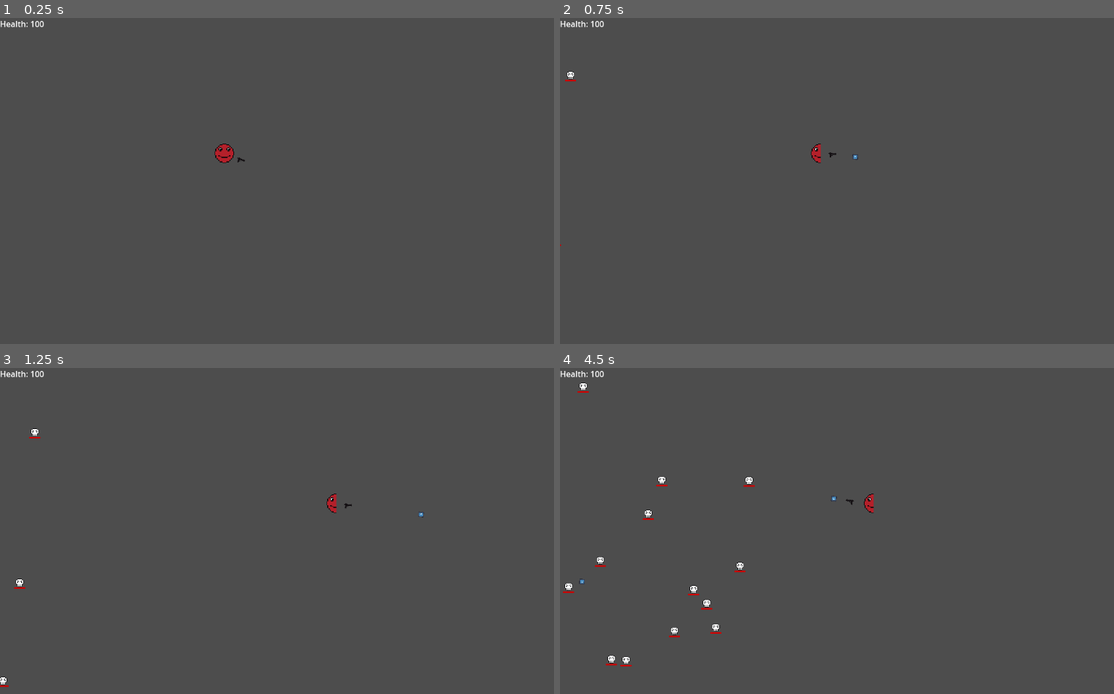
Above: before the commit, frames 1-4 (two rows, left to right).
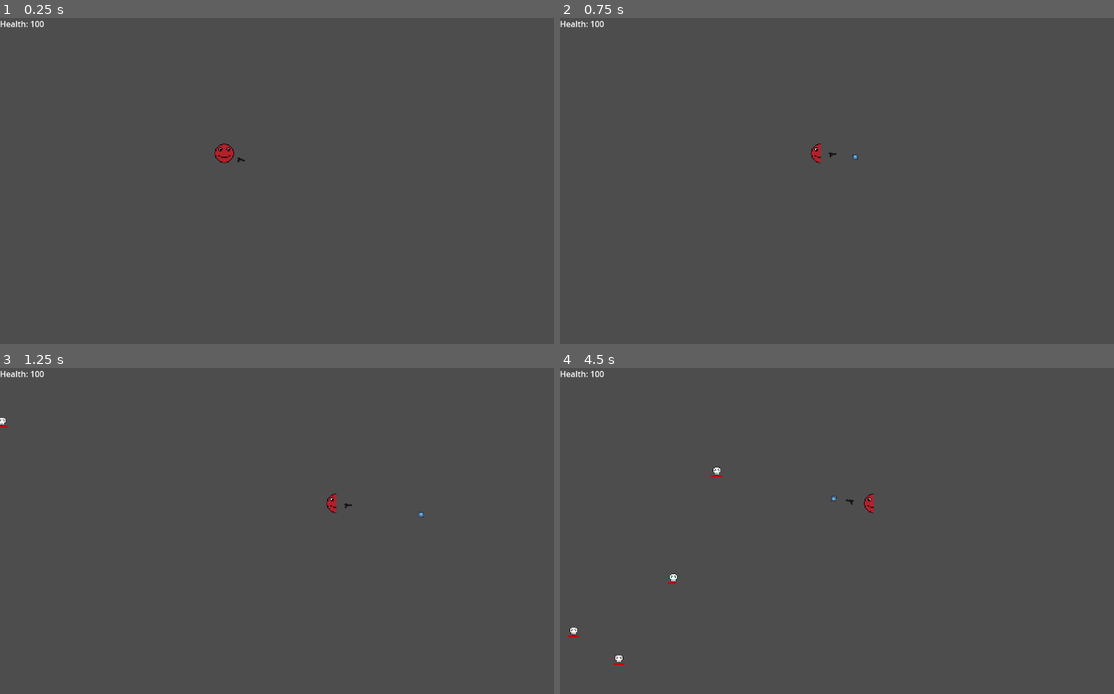
Above: after the commit, the same moments.

Repository: Techtix0/horde_survivor
Game: Godot game, scene res://src/level_01.tscn
The game is run twice, just before and just after one commit, with the same random seed, the same clock (stepped at 60 frames per second) and the same inputs. The engine's default icon, where the game draws it, is replaced by a stand-in: a white triangle on a blue panel in a dark square.
Inputs (mouse positions are in pixels of both pictures, inside the frame that each line leads up to):
- Up to frame 1 (0.25 s): no input
- Up to frame 2 (0.75 s): tap Enter at 0.5 s; move the mouse to (975, 164) at 0.52 s; press the mouse at (975, 164) at 0.53 s; hold D (right) from 0.53 s (still down)
- Up to frame 3 (1.25 s): keep holding D (right)
- Up to frame 4 (4.5 s): move the mouse to (731, 547) at 1.27 s; release D (right) at 1.28 s; release the mouse at (731, 547) at 1.28 s; hold S (down) 1.28-2.03 s; click (731, 547) at 1.35 s; move the mouse to (909, 459) at 2.02 s; press the mouse at (909, 459) at 2.03 s; hold D (right) 2.03-2.78 s; move the mouse to (820, 596) at 2.77 s; release the mouse at (820, 596) at 2.78 s; hold W (up) 2.78-3.53 s; click (820, 596) at 2.85 s; move the mouse to (1025, 579) at 3.52 s; press the mouse at (1025, 579) at 3.53 s; hold A (left) from 3.53 s (still down); move the mouse to (676, 482) at 4.27 s; release the mouse at (676, 482) at 4.28 s; click (676, 482) at 4.35 s

Frame 1 is identical in both runs. In frame 2, less than 0.1% of the frame differs, in the area x 0-3%, y 16-70%; in frame 3, 0.1%; in frame 4, 0.7%, in the area x 0-36%, y 4-92%.

Commit message:
Fix: bullet hit detection on enemies

Diff:
--- a/src/level_01.tscn
+++ b/src/level_01.tscn
@@ -7,7 +7,7 @@
 [node name="Level01" type="Node2D"]
 script = ExtResource("1_q77l5")
 enemy_preload = ExtResource("1_60uy1")
-enemy_spawn_interval = 0.3
+enemy_spawn_interval = 1.0
 
 [node name="Player" parent="." instance=ExtResource("1_7ruu0")]
 position = Vector2(445, 269)
--- a/src/scenes/enemies/basic_enemy.gd
+++ b/src/scenes/enemies/basic_enemy.gd
@@ -41,16 +41,17 @@
 	if body.is_in_group("Player"):
 		player_in_range = false
 
-
 func on_area_entered(area: Area2D) -> void:
 	# If the area that entered is a bullet from the player take damage
 	if area.is_in_group("Player_bullets"):
 		health -= area.damage
 
-	# When health is drained remove enemy
-	if health <= 0:
-		self.queue_free()
-		player_in_range = false
+		# When health is drained remove enemy
+		if health <= 0:
+			self.queue_free()
+			player_in_range = false
 
-	# Change healthbar to reflect current health
-	get_node("HealthBar").scale = Vector2(health / float(max_health), 1)
+		# Change healthbar to reflect current health
+		get_node("HealthBar").scale = Vector2(health / float(max_health), 1)
+
+		area.on_hit(self)
--- a/src/scenes/enemies/basic_enemy.tscn
+++ b/src/scenes/enemies/basic_enemy.tscn
@@ -1,12 +1,14 @@
-[gd_scene load_steps=6 format=3 uid="uid://do6ws7nvg54rq"]
+[gd_scene load_steps=7 format=3 uid="uid://do6ws7nvg54rq"]
 
 [ext_resource type="Script" uid="uid://cgutmjxvvd4qn" path="res://src/scenes/enemies/basic_enemy.gd" id="1_81qg7"]
 [ext_resource type="Texture2D" uid="uid://box728b0c3eia" path="res://assets/enemy_placeholder.png" id="1_k3bid"]
 
+[sub_resource type="CircleShape2D" id="CircleShape2D_jnasl"]
+radius = 9.0
+
 [sub_resource type="CircleShape2D" id="CircleShape2D_k3bid"]
 
 [sub_resource type="CircleShape2D" id="CircleShape2D_81qg7"]
-radius = 9.0
 
 [sub_resource type="SpriteFrames" id="SpriteFrames_81qg7"]
 animations = [{
@@ -26,13 +28,18 @@
 damage_interval = 1.0
 max_health = 20
 
+[node name="CharacterCollision" type="CollisionShape2D" parent="."]
+shape = SubResource("CircleShape2D_jnasl")
+
 [node name="Hurtbox" type="Area2D" parent="."]
 
 [node name="CollisionShape2D" type="CollisionShape2D" parent="Hurtbox"]
 shape = SubResource("CircleShape2D_k3bid")
 debug_color = Color(1, 0, 0, 0.34509805)
 
-[node name="Hitbox" type="CollisionShape2D" parent="."]
+[node name="Hitbox" type="Area2D" parent="."]
+
+[node name="CollisionShape2D" type="CollisionShape2D" parent="Hitbox"]
 shape = SubResource("CircleShape2D_81qg7")
 
 [node name="Animations" type="AnimatedSprite2D" parent="."]
--- a/src/scenes/items/basic_gun.tscn
+++ b/src/scenes/items/basic_gun.tscn
@@ -11,7 +11,6 @@
 bullet_speed = 500.0
 fire_delay = 0.1
 bullet_lifetime = 3.0
-damage = 20
 
 [node name="BulletSpawnPoint" type="Marker2D" parent="."]
 position = Vector2(9, -1)
--- a/src/scenes/items/bullet.gd
+++ b/src/scenes/items/bullet.gd
@@ -9,7 +9,6 @@
 	self.speed = speed
 	self.lifetime_timer = lifetime
 	self.damage = damage
-	self.body_entered.connect(on_hit)
 
 func _physics_process(delta: float) -> void:
 	lifetime_timer -= delta
--- a/src/scenes/items/bullet.tscn
+++ b/src/scenes/items/bullet.tscn
@@ -8,7 +8,6 @@
 
 [node name="Bullet" type="Area2D"]
 script = ExtResource("1_jnnq0")
-lifetime = 0.5
 
 [node name="Hitbox" type="CollisionShape2D" parent="."]
 scale = Vector2(0.3984375, 0.3984375)
